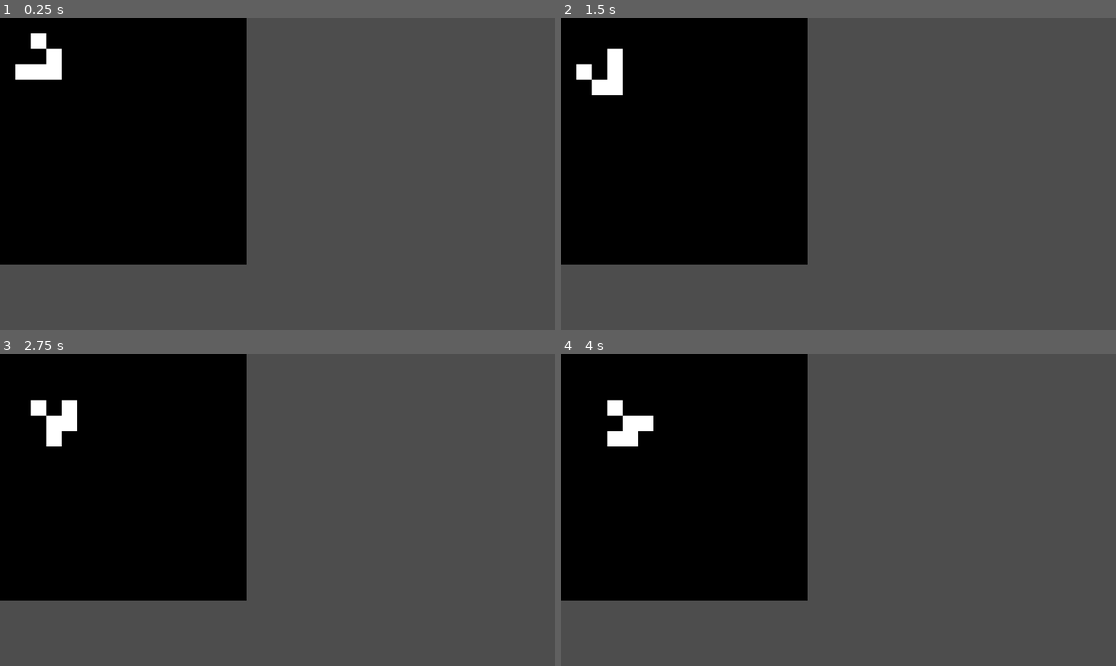
Above: before the commit, frames 1-4 (two rows, left to right).
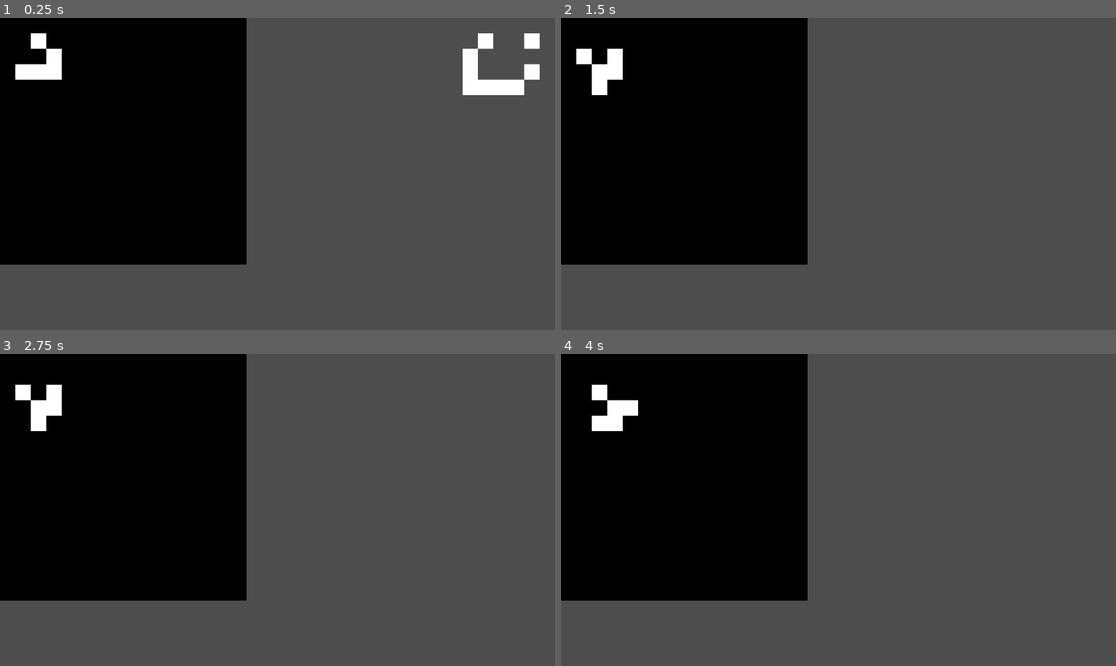
Above: after the commit, the same moments.

Repository: javier-adrian/GOL-GDS
Game: Godot game, scene res://main.tscn
Two runs of this game, one before a commit and one after it. Both use one fixed random seed, a clock stepped at 60 frames per second and the inputs below. The project has no main scene, so this scene is started directly.
Inputs:
- Up to frame 1 (0.25 s): no input
- Up to frame 2 (1.5 s): tap Enter at 0.5 s; tap Space (play, bound only after the commit) at 0.6, 1.35 s
- Up to frame 3 (2.75 s): tap Space (play, bound only after the commit) at 2, 2.1 s
- Up to frame 4 (4 s): tap Space (play, bound only after the commit) at 2.85, 3.6 s; tap Enter at 3.5 s

The runs differ from the first frame. In frame 1, 1.3% of the frame differs, in the area x 83-98%, y 4-25%; in frame 2, 0.6%; in frame 3, 1.1%; in frame 4, 1.1%.

Commit message:
add play/pause

Diff:
--- a/World.gd
+++ b/World.gd
@@ -5,6 +5,7 @@
 var dead: Array[Vector2i]
 var cell: Vector2i
 var neighbors: int
+var playing := false
 
 @export var timer: Timer
 
@@ -49,7 +50,7 @@
 
 
 func _on_timer_timeout():
-	update()
+	if playing: update()
 
 
 func _ready():
@@ -67,3 +68,7 @@
 		set_cell(0, cells, 0, Vector2i(0,0))
 
 	timer.start()
+
+
+func _input(event):
+	if Input.is_action_just_released("play"): playing = false if playing else true
--- a/main.tscn
+++ b/main.tscn
@@ -19,7 +19,7 @@
 tile_set = SubResource("TileSet_pxj78")
 format = 2
 layer_0/name = "main"
-layer_0/tile_data = PackedInt32Array(196609, 0, 0, 196610, 0, 0, 196611, 0, 0, 131075, 0, 0, 65538, 0, 0)
+layer_0/tile_data = PackedInt32Array(196609, 0, 0, 196610, 0, 0, 196611, 0, 0, 131075, 0, 0, 65538, 0, 0, 65570, 0, 0, 196642, 0, 0, 262177, 0, 0, 262176, 0, 0, 262175, 0, 0, 262174, 0, 0, 131102, 0, 0, 196638, 0, 0, 65567, 0, 0)
 script = ExtResource("2_i4kns")
 timer = NodePath("../Timer")
 
--- a/project.godot
+++ b/project.godot
@@ -25,3 +25,8 @@
 "events": [Object(InputEventKey,"resource_local_to_scene":false,"resource_name":"","device":-1,"window_id":0,"alt_pressed":false,"shift_pressed":false,"ctrl_pressed":false,"meta_pressed":false,"pressed":false,"keycode":0,"physical_keycode":46,"key_label":0,"unicode":46,"echo":false,"script":null)
 ]
 }
+play={
+"deadzone": 0.5,
+"events": [Object(InputEventKey,"resource_local_to_scene":false,"resource_name":"","device":-1,"window_id":0,"alt_pressed":false,"shift_pressed":false,"ctrl_pressed":false,"meta_pressed":false,"pressed":false,"keycode":0,"physical_keycode":32,"key_label":0,"unicode":32,"echo":false,"script":null)
+]
+}
